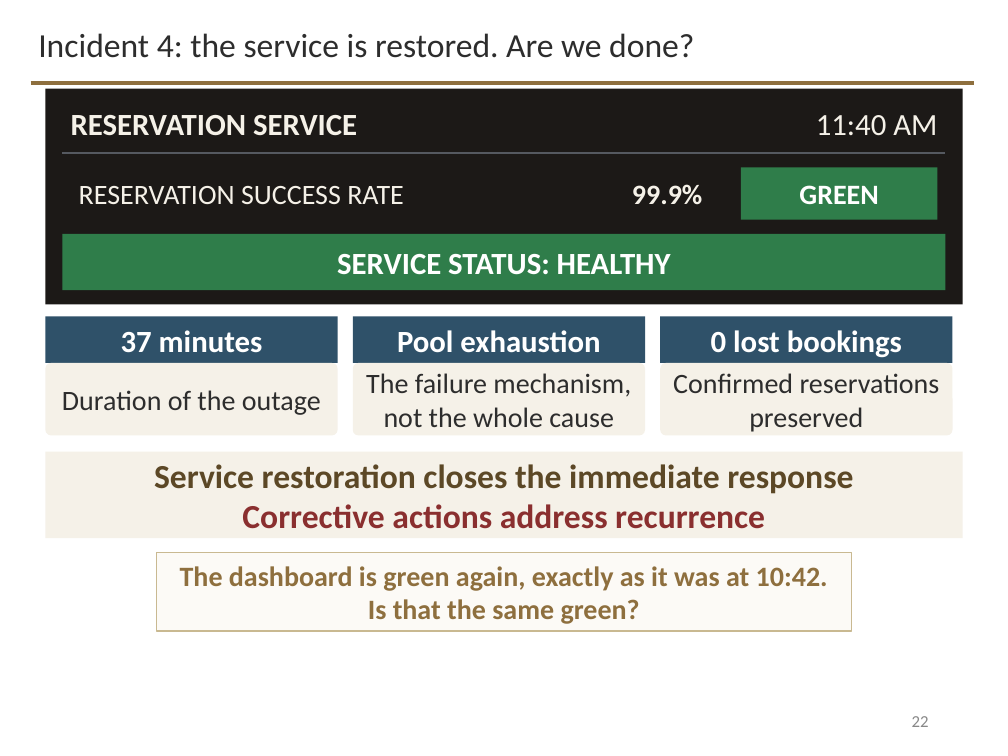
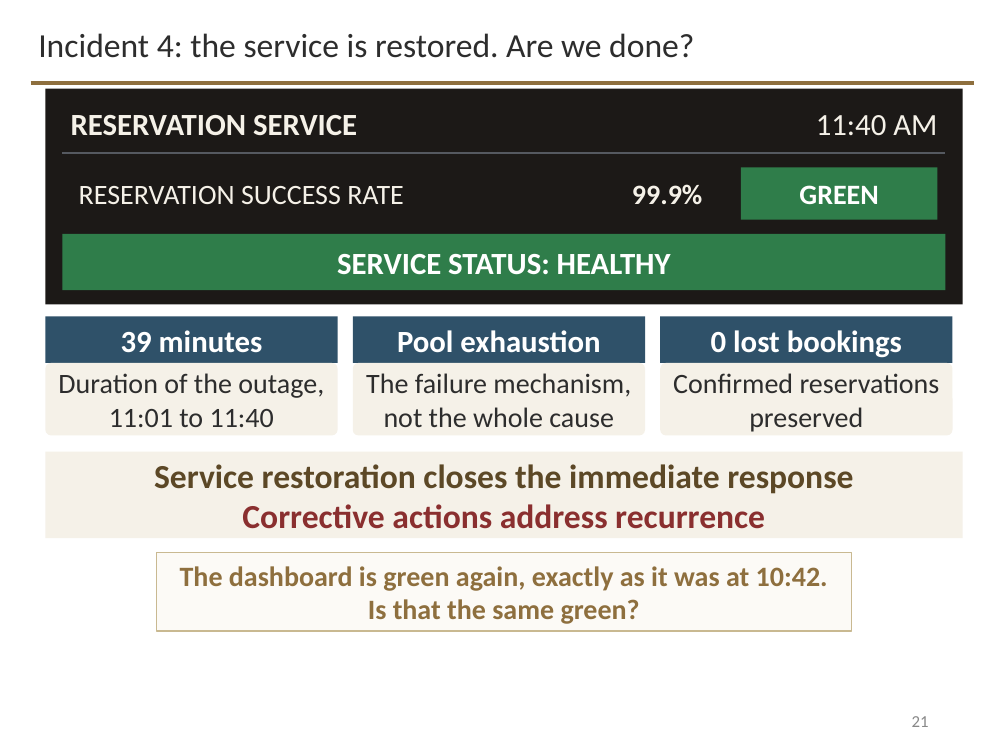
Before and after one commit to davisjam/model-based-agentic-software-engineering, a slide deck: slide 21 of course/lectures/act-3-software-in-the-world/06-operations-and-sre/3-6-Operations-and-SRE.pptx (slide 22 before the commit). Drawn at 1008x756 pixels with LibreOffice and Linux fonts; fonts in the diff are those of the drawing; background and template pictures are left out. Boxes give left, top, right and bottom in pixels: in the first picture for what was removed or moved away, otherwise in the second. Text is boxed around its words. In the diff, an @@ line names an element or a change of style, - is before the commit and + after.

```diff
--- a/course/lectures/act-3-software-in-the-world/06-operations-and-sre/3-6-Operations-and-SRE.pptx
+++ b/course/lectures/act-3-software-in-the-world/06-operations-and-sre/3-6-Operations-and-SRE.pptx
@@ text in rectangle at <box>121,330,263,353</box>: text changed @@
-37 minutes
+39 minutes
@@ text in rounded rectangle at <box>58,373,324,427</box>: text changed @@
-Duration of the outage
+Duration of the outage, 11:01 to 11:40
@@ page number at <box>912,716,929,727</box>: text changed @@
-22
+21
```
Also in this commit, not shown: 2 other slides changed.
